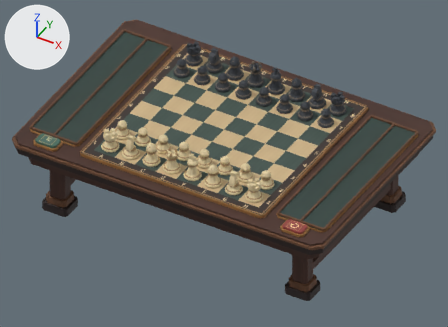
The Blender file Yharnam-Casino/art/gaming-floor/chess/chess-table.blend as it was, and as the next commit left it.
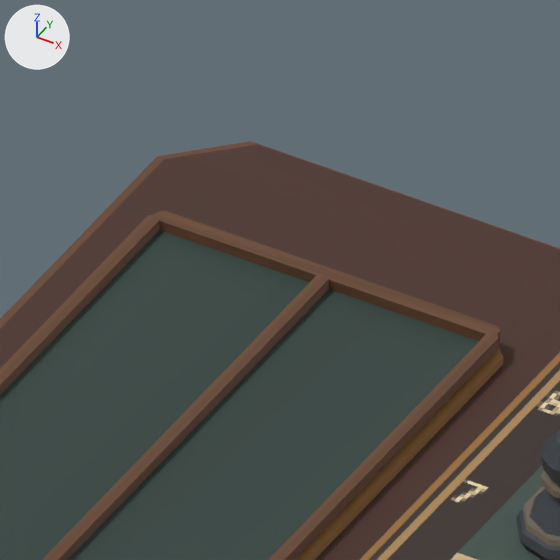
The first picture shows the older version from the file's camera 'Preview camera'. The close-ups show the older and then the newer version on the part from 23% to 40% of the width and 0% to 24% of the height of that picture. Only the edits that show in the close-ups are written down. The axes (+X, +Y, +Z) are drawn at upper left. The lights are the same throughout.

Before the edit, the objects in view are built like this:
```python
me_bp = bpy.data.meshes.new('bp')
me_bp.from_pydata(...)  # 159 vertices, 298 faces; spans x -0.0649..0.0649, y -0.0683..0.0683, z 0.0..0.139
me_bp.materials.append(mat_walnut__brass__ivory_and_ebony)  # picture img_chess_table_png
me_table = bpy.data.meshes.new('table')
me_table.from_pydata(...)  # 764 vertices, 1322 faces; spans x -1.44..1.44, y -0.97..0.97, z 0.0..0.76
me_table.materials.append(mat_walnut__brass__ivory_and_ebony)  # picture img_chess_table_png
ob_b_p_a7 = bpy.data.objects.new('b_p_a7', me_bp)
ob_b_p_a7.location = (-0.665, 0.475, 0.75)
ob_inlaid_playing_table = bpy.data.objects.new('Inlaid playing table', me_table)
ob_inlaid_playing_table.location = (0.0, 0.0, 0.0)
```
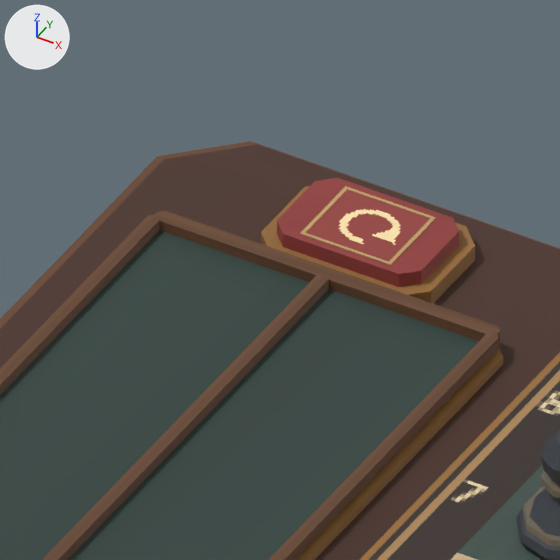
The change, as a list of edits to the scene's bpy script:
```text
Change me_table:
    used by ob_inlaid_playing_table; location = (0.0, 0.0, 0.0)
    remove me_table.from_pydata(...)  # 764 vertices, 1322 faces; spans x -1.44..1.44, y -0.97..0.97, z 0.0..0.76
    add me_table.from_pydata(...)  # 836 vertices, 1438 faces; spans x -1.44..1.44, y -0.97..0.97, z 0.0..0.76
    me_table part 1: the loose piece of 16 vertices spanning x -1.21..-1.03, y 0.6..0.76, z 0.5..0.57 is copied, and the copy is scaled about its middle by (1.22, 0.847, 0.308), then moved by (-0.02, 0.16, 0.19); it spans x -1.25..-1.03, y 0.76..0.91, z 0.72..0.74
    me_table part 2: the loose piece of 16 vertices spanning x -1.21..-1.03, y 0.6..0.76, z 0.5..0.57 is copied, and the copy is scaled about its middle by (1.06, 0.697, 0.277), then moved by (-0.02, 0.16, 0.21); it spans x -1.23..-1.05, y 0.78..0.9, z 0.74..0.76
    me_table part 3: the loose piece of 4 vertices spanning x -1.2..-1.08, y -0.89..-0.79, z 0.76 is copied, and the copy is moved by (0.0, 1.68, 0.0); it spans x -1.2..-1.08, y 0.79..0.89, z 0.76
    other edits to the shape of me_table do not show in these pictures
```

Where the change shows, as pixel boxes [x1, y1, x2, y2] in the close-ups (560 x 560 px):
part 1 of me_table, added: after [261, 186, 475, 303]
part 2 of me_table, added (brown): after [277, 178, 459, 287]
part 3 of me_table, added: after [300, 186, 436, 265]
